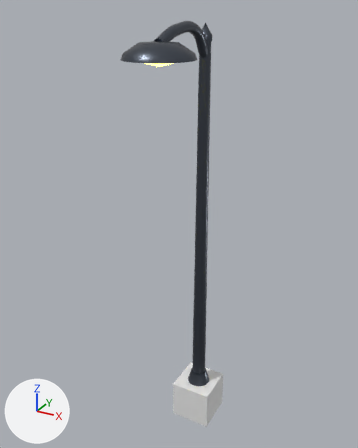
The FBX model art/export/fbx/StreetLight.fbx as it was, and as the next commit left it.
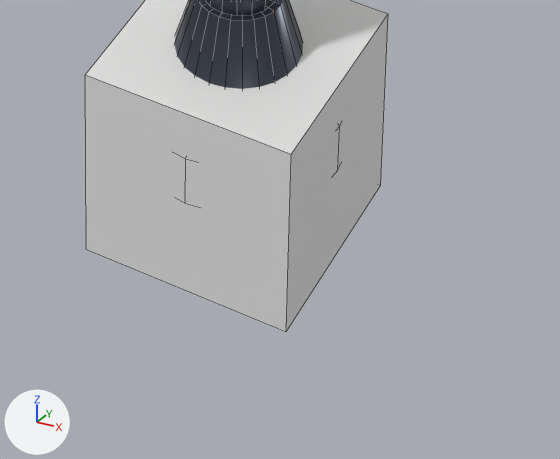
Old and new are each drawn whole from a 50 mm camera at (4.61, -9.48, 9.64) aimed at (-0.17, -0.77, 5.29) and again close up on the part from 44% to 70% of the width and 83% to 100% of the height. Every picture has the same lights, and +X, +Y and +Z are marked at lower left. The first two pictures are the older version. The close-ups show mesh edges as thin lines. Where no turn or scale is listed for an object, it has been applied to the vertices.

In view in the first close-up: 'Body__MetalDark.064', 'Origin__Pivot.089'.
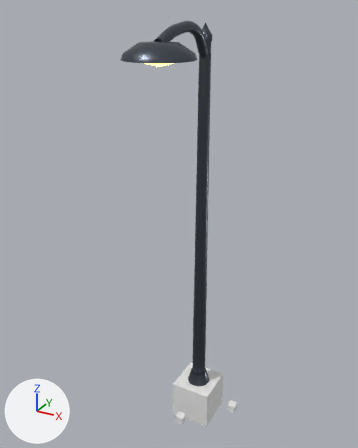
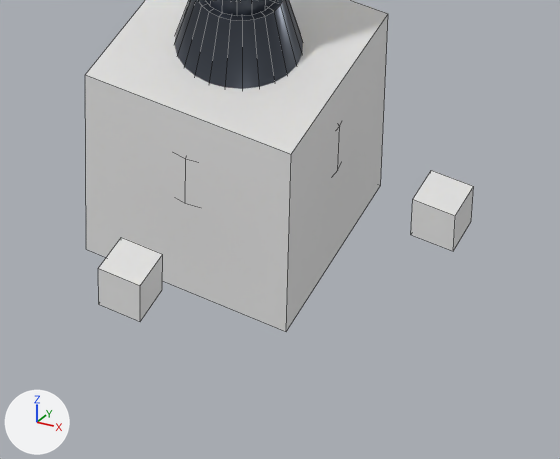
Pixel boxes (x1, y1, x2, y2) of what changed, in the close-ups (560 x 459 px):
'Origin__AxisZ', added
    after: (98, 237, 163, 321)
'Origin__AxisX', added
    after: (411, 170, 473, 251)

The edits, one by one:
Mesh me_origin__axisx is new.
It is a box spanning x -0.1..0.1, y -0.1..0.1, z -0.1..0.1.
Object 'Origin__AxisX' (ob_origin__axisx) is new; it shows me_origin__axisx.
Its location is (1.0, 0.0, 0.0).
Object 'Origin__AxisZ' (ob_origin__axisz) is new; it shows a copy of me_origin__axisx.
Its location is (0.0, -1.0, 0.0).
